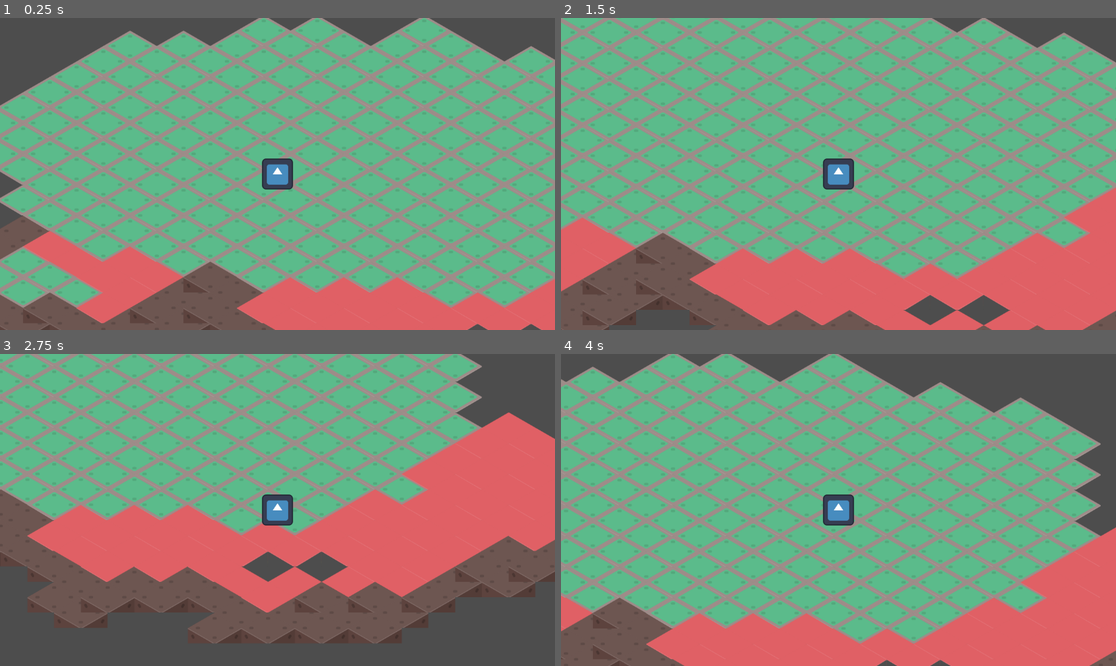
Above: before the commit, frames 1-4 (two rows, left to right).
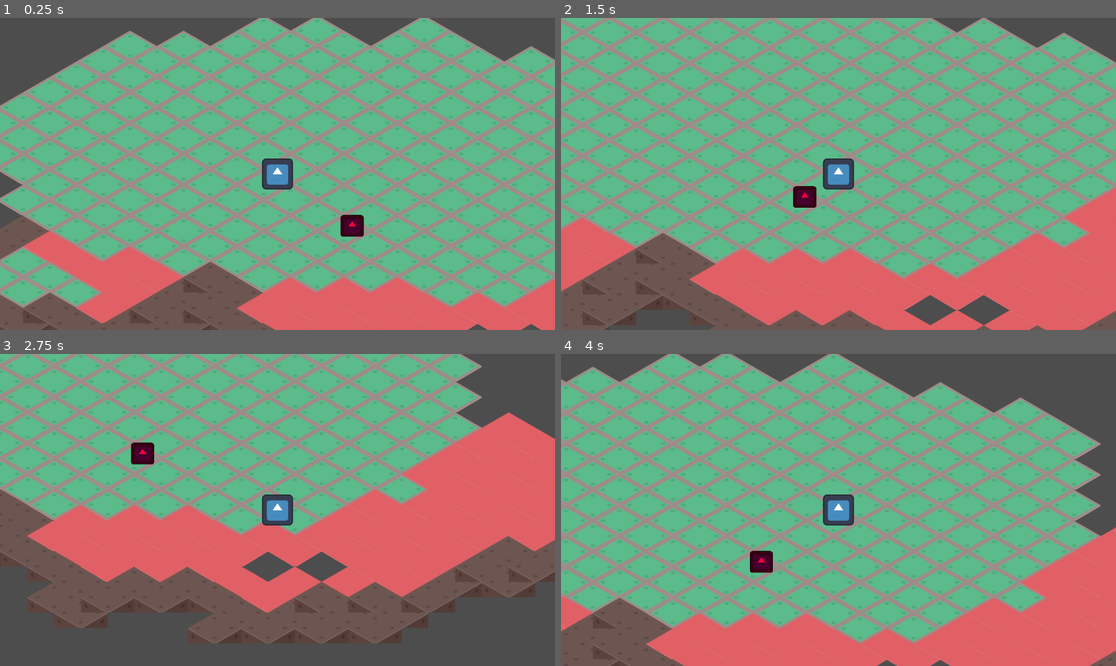
Above: after the commit, the same moments.

Repository: ManuelOteroFernandez/corujam2
Game: Godot game, scene res://testing_level.tscn
Two runs of this game, one before a commit and one after it. Both use one fixed random seed, a clock stepped at 60 frames per second and the inputs below. The engine's default icon, where the game draws it, is replaced by a stand-in: a white triangle on a blue panel in a dark square.
Inputs:
- Up to frame 1 (0.25 s): no input
- Up to frame 2 (1.5 s): tap Enter at 0.5 s; hold D (move_right) 0.53-1.28 s; tap E (interact) at 0.6, 1.35 s; hold S (move_down) from 1.28 s (still down)
- Up to frame 3 (2.75 s): release S (move_down) at 2.03 s; hold D (move_right) from 2.03 s (still down); tap E (interact) at 2.1 s
- Up to frame 4 (4 s): release D (move_right) at 2.78 s; hold W (move_up) 2.78-3.53 s; tap E (interact) at 2.85, 3.6 s; hold A (move_left) from 3.53 s (still down)

The runs differ from the first frame. In frame 1, 0.3% of the frame differs, in the area x 61-66%, y 63-71%; in frame 2, 0.3%; in frame 3, 0.3%, in the area x 23-28%, y 28-36%; in frame 4, 0.3%.

Commit message:
Interactor test

Diff:
--- /dev/null
+++ b/interactors/interactorTest.tscn
@@ -0,0 +1,18 @@
+[gd_scene format=3 uid="uid://gnwu87y3yf7q"]
+
+[ext_resource type="Script" uid="uid://bvv8b6l6f3s4t" path="res://interactors/interactor_test.gd" id="1_7df73"]
+[ext_resource type="Texture2D" uid="uid://3icx4awde8gy" path="res://icon.svg" id="2_e4n7u"]
+
+[sub_resource type="CircleShape2D" id="CircleShape2D_q05bb"]
+radius = 36.013885
+
+[node name="InteractorTest" type="Area2D" unique_id=983774299]
+script = ExtResource("1_7df73")
+
+[node name="CollisionShape2D" type="CollisionShape2D" parent="." unique_id=813113821]
+shape = SubResource("CircleShape2D_q05bb")
+
+[node name="Icon" type="Sprite2D" parent="." unique_id=1920145031]
+modulate = Color(1, 0, 0.24313726, 1)
+scale = Vector2(0.375, 0.3515625)
+texture = ExtResource("2_e4n7u")
--- /dev/null
+++ b/interactors/interactor_base.gd
@@ -0,0 +1,29 @@
+@abstract
+class InteractorBase extends Area2D:
+
+	func _ready() -> void:
+		body_entered.connect(_on_body_entered)
+		body_exited.connect(_on_body_exited)
+
+	func _on_body_entered(body: Node2D) -> void:
+		print("dentro")
+		if not body is Nube:
+			return
+
+		var nube = body as Nube
+		nube.change_power_signal.connect(on_nube_interact)
+
+		on_nube_interact(nube.current_power)
+
+
+	func _on_body_exited(body: Node2D) -> void:
+		print("fuera")
+		if not body is Nube:
+			return
+
+		var nube = body as Nube
+		nube.change_power_signal.disconnect(on_nube_interact)
+
+
+	@abstract
+	func on_nube_interact(power:Nube.Powers)
--- /dev/null
+++ b/interactors/interactor_test.gd
@@ -0,0 +1,6 @@
+extends "res://interactors/interactor_base.gd".InteractorBase
+
+
+func on_nube_interact(power:Nube.Powers):
+	print(power)
+	print("poder activo {0}".format([power]))
--- a/testing_level.tscn
+++ b/testing_level.tscn
@@ -2,6 +2,7 @@
 
 [ext_resource type="Texture2D" uid="uid://cnfq5o0fm38jk" path="res://abstractTiles_sheet.png" id="1_haa73"]
 [ext_resource type="PackedScene" uid="uid://c1ovovfk1kbhq" path="res://player/nube.tscn" id="2_haa73"]
+[ext_resource type="PackedScene" uid="uid://gnwu87y3yf7q" path="res://interactors/interactorTest.tscn" id="3_b55i6"]
 
 [sub_resource type="TileSetAtlasSource" id="TileSetAtlasSource_n3hra"]
 texture = ExtResource("1_haa73")
@@ -53,6 +54,9 @@
 tile_map_data = PackedByteArray("AAAAAAAAAAABAAAAAAABAAAAAAABAAAAAAAAAP//AAABAAAAAAACAAAAAAABAAAAAAABAP//AAABAAAAAAADAA …(4704 unchanged characters)…
 tile_set = SubResource("TileSet_th68x")
 
+[node name="InteractorTest" parent="." unique_id=983774299 instance=ExtResource("3_b55i6")]
+position = Vector2(794, 246)
+
 [node name="Nube" parent="." unique_id=774090252 instance=ExtResource("2_haa73")]
 position = Vector2(639, 138)
 
Not shown, added: interactors/interactor_base.gd.uid
Not shown, added: interactors/interactor_test.gd.uid
